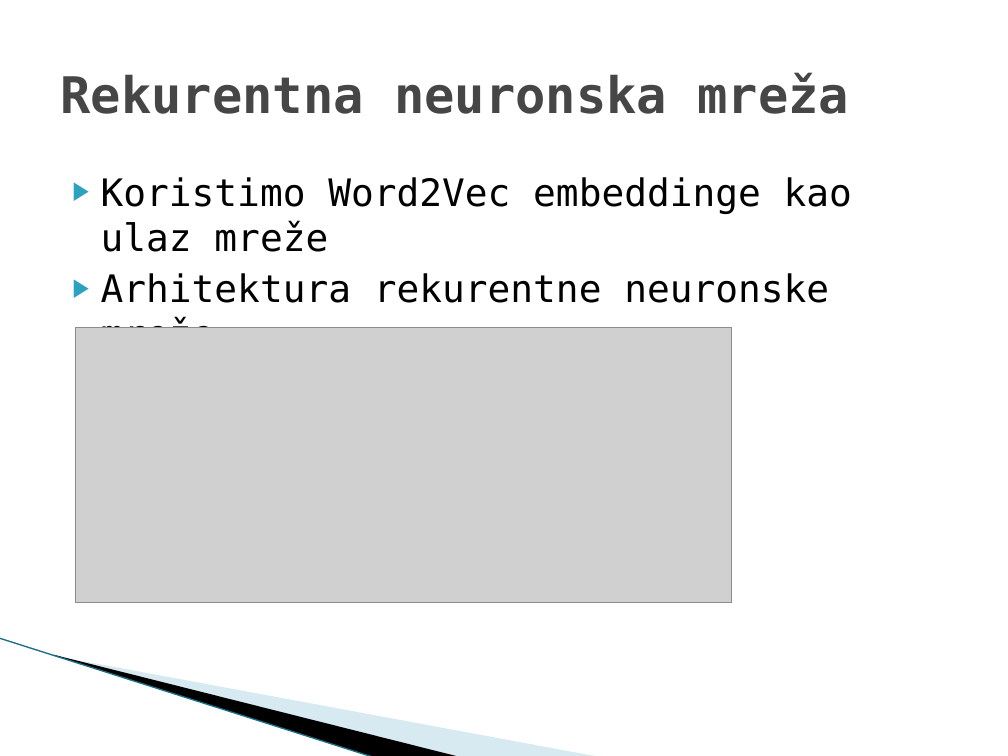
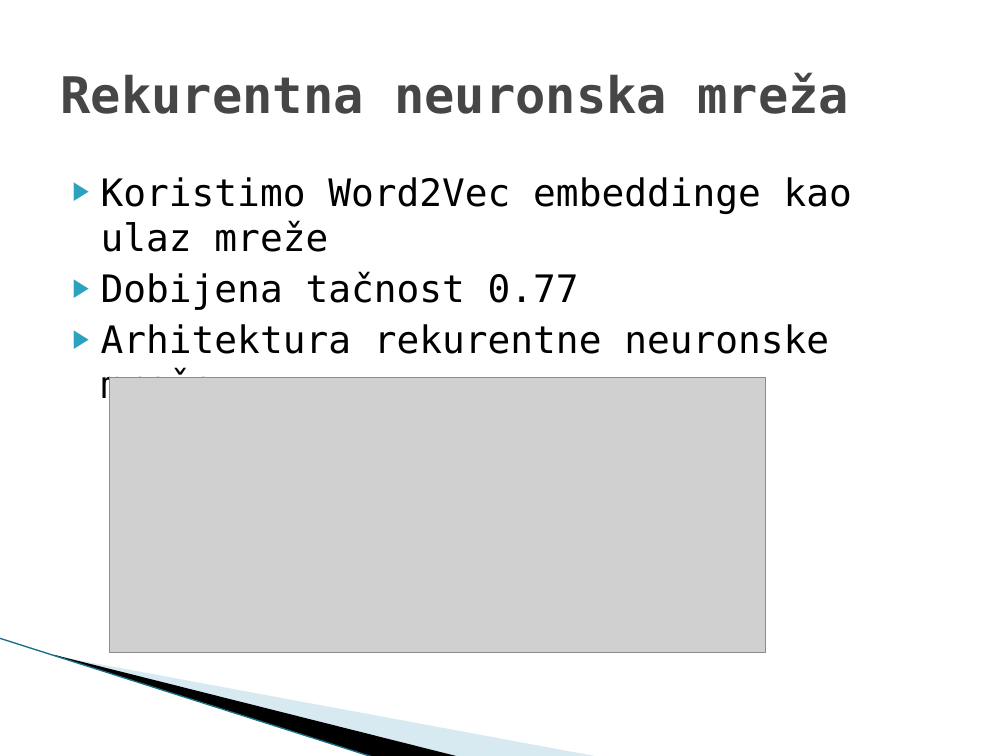
Before and after one commit to markoradosavljevic/twittersplitter, a slide deck: slide 10 of TwitterSplitter (1).pptx. Drawn at 1008x756 pixels with LibreOffice and Linux fonts; fonts in the diff are those of the drawing; grey boxes stand for pictures; background and template pictures are left out. Boxes give left, top, right and bottom in pixels: in the first picture for what was removed or moved away, otherwise in the second. Text is boxed around its words. In the diff, an @@ line names an element or a change of style, - is before the commit and + after.

```diff
--- a/TwitterSplitter (1).pptx
+++ b/TwitterSplitter (1).pptx
@@ text at (101,271,579,310): paragraph added @@
+▶ Dobijena tačnost 0.77
@@ picture: place and size @@
-picture at (76,328,732,603)
+picture at (109,378,765,653)
```
Also in this commit, not shown: 1 other slide changed.
